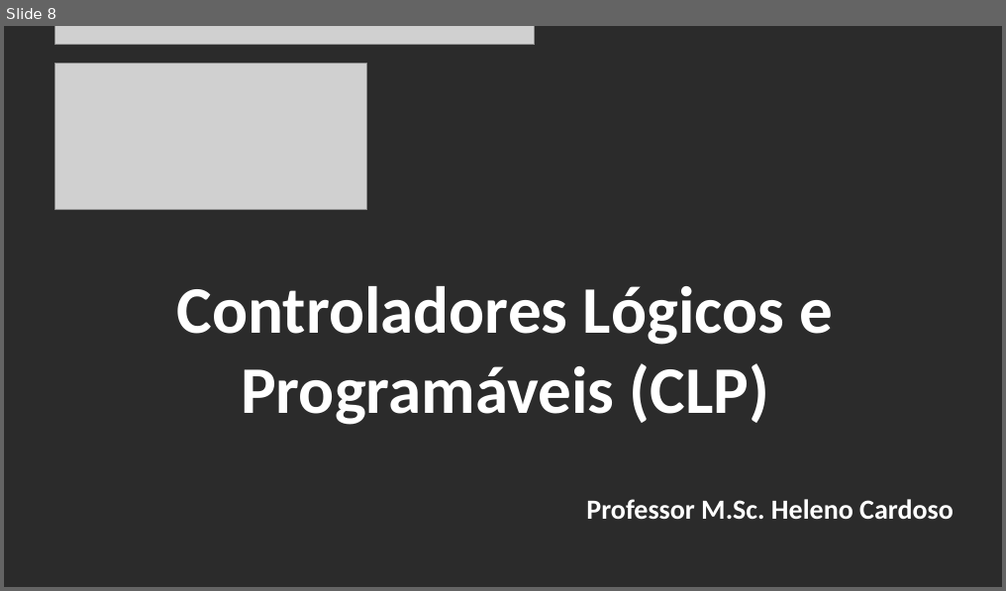
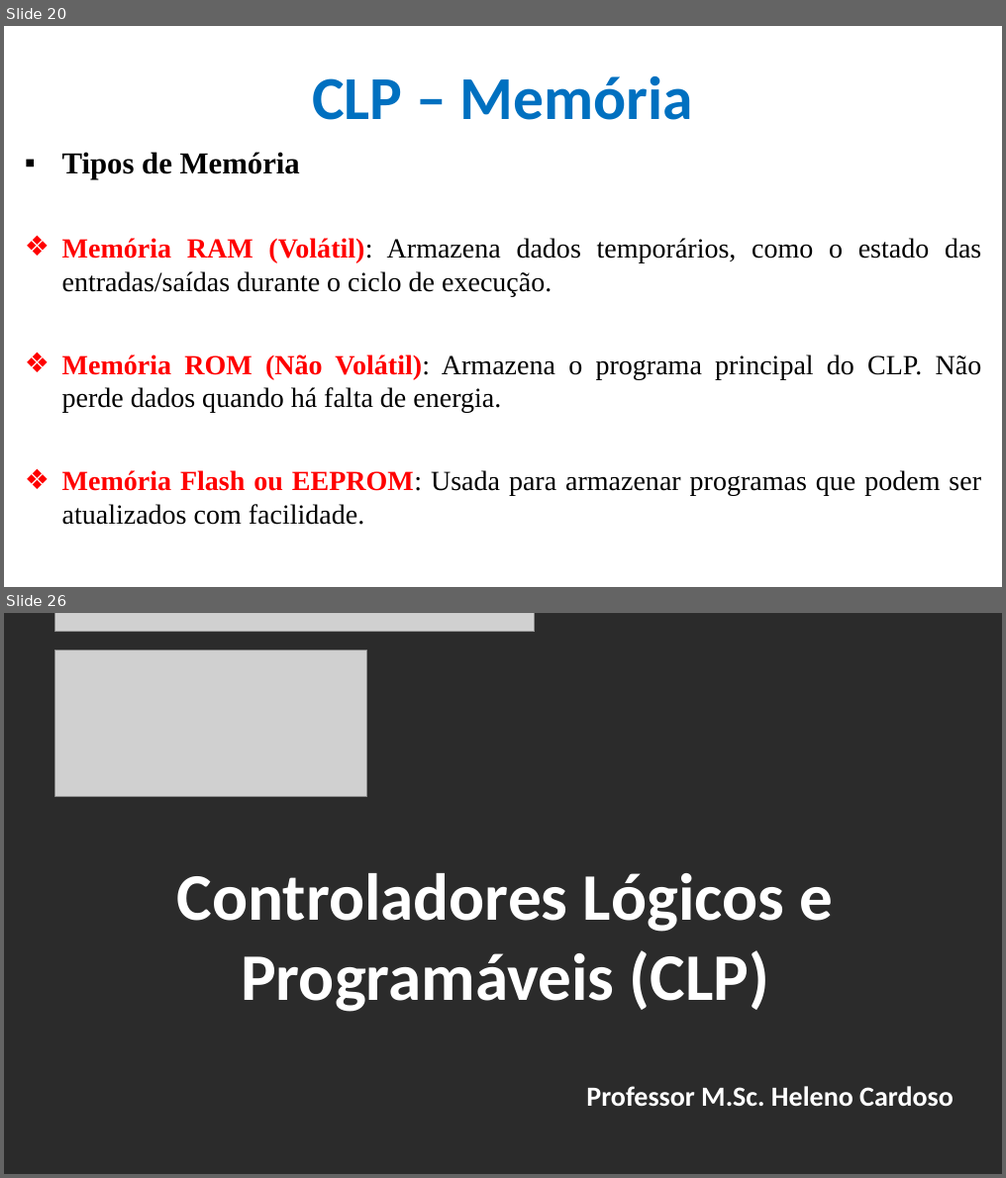
Before and after one commit to CloudEducationBrazil/WydenUniRuyControladoresLogicosProgCLP, a slide deck: 01 Classes/Aula2 - CLP - Arquitetura.pptx. Shown one above the other, each under a label of ours: slide 8 before the commit, slides 20 and 26 after it; the slides between them are not shown. The pictures are 1006x591 and 1006x1178 pixels, drawn with LibreOffice and Linux fonts; fonts in the diff are those of the drawing; grey boxes stand for pictures; background and template pictures are left out; a plain dark background stands for a picture behind light text. Boxes give left, top, right and bottom in pixels: in the first picture for what was removed or moved away, otherwise in the second. Text is boxed around its words. In the diff, an @@ line names an element or a change of style, - is before the commit and + after.

```diff
--- a/01 Classes/Aula2 - CLP - Arquitetura.pptx
+++ b/01 Classes/Aula2 - CLP - Arquitetura.pptx
@@ slide 20 added at [4,26,1002,587], background picture (left out) @@
@@ title added at [312,76,693,120], 44 pt, text #0070C0, bold @@
+CLP – Memória
@@ text added at [62,152,982,525], 20 pt, text #000000 @@
+▪ Tipos de Memória
+❖ Memória RAM (Volátil): Armazena dados temporários, como o estado das entradas/saídas durante o ciclo de execução.
+❖ Memória ROM (Não Volátil): Armazena o programa principal do CLP. Não perde dados quando há falta de energia.
+❖ Memória Flash ou EEPROM: Usada para armazenar programas que podem ser atualizados com facilidade.
@@ what was slide 8 is now slide 26 @@
```
Also in this commit, not shown: 5 slides changed, 17 other slides added, 2 other files.
